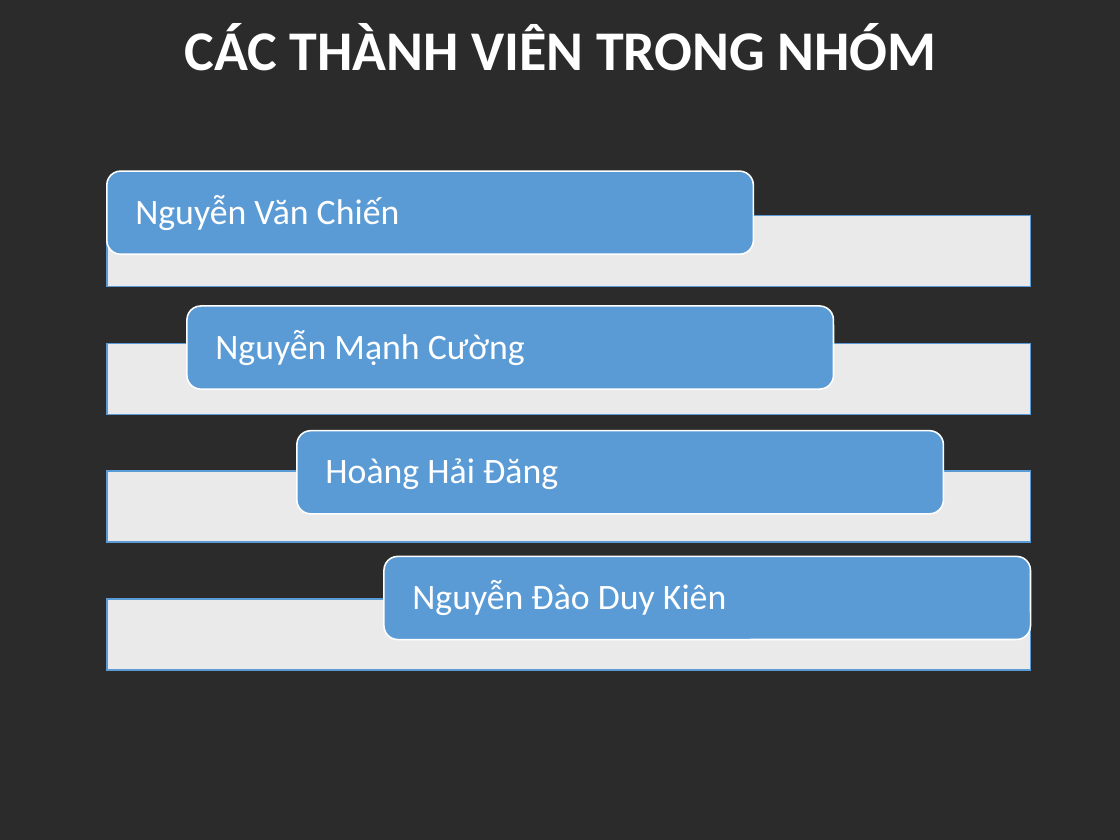
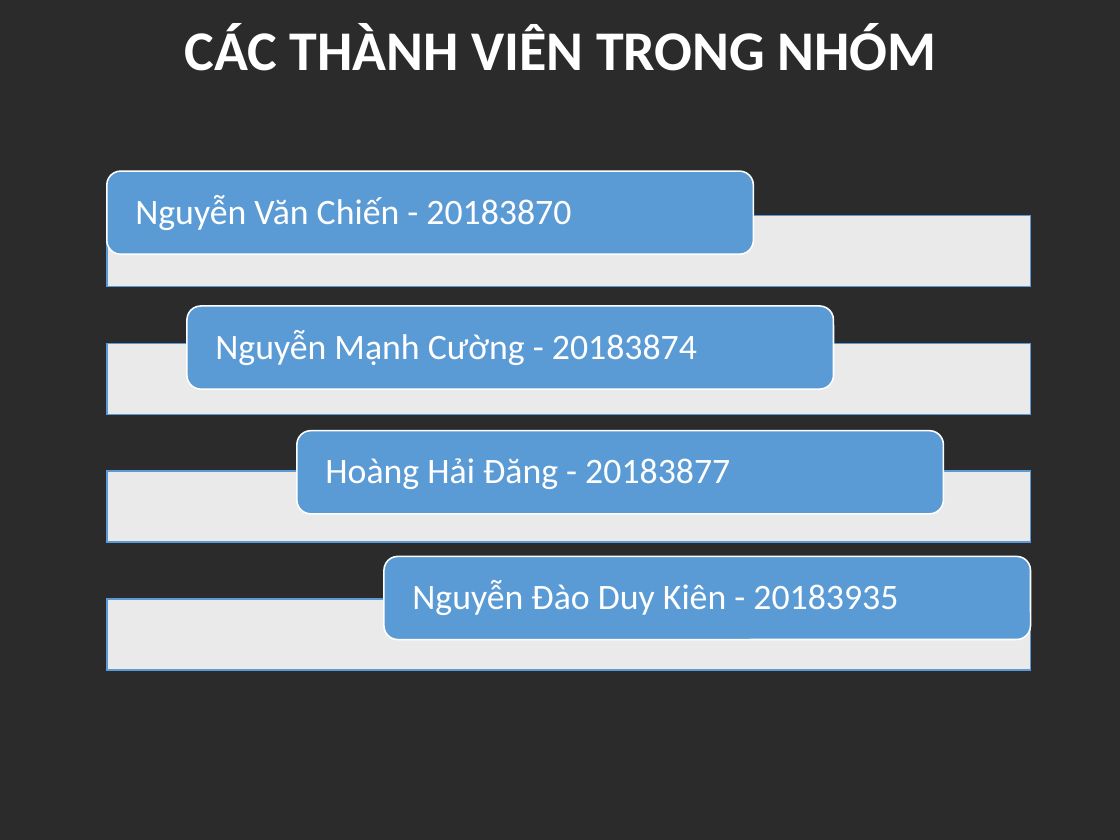
Before and after one commit to cuong160920/TKXDPM.KSCQ.20211-18, a slide deck: slide 2 of Final Submission/Design/Slides-Eco Bike Rental - Group 18.pptx. Drawn at 1120x840 pixels with LibreOffice and Linux fonts; fonts in the diff are those of the drawing; background and template pictures are left out; a plain dark background stands for a picture behind light text. Boxes give left, top, right and bottom in pixels: in the first picture for what was removed or moved away, otherwise in the second. Text is boxed around its words. In the diff, an @@ line names an element or a change of style, - is before the commit and + after.

Commit message:
update slide

```diff
--- a/Final Submission/Design/Slides-Eco Bike Rental - Group 18.pptx
+++ b/Final Submission/Design/Slides-Eco Bike Rental - Group 18.pptx
@@ text at [135, 195, 571, 230]: text changed @@
-Nguyễn Văn Chiến
+Nguyễn Văn Chiến - 20183870
@@ text at [215, 330, 697, 365]: text changed @@
-Nguyễn Mạnh Cường
+Nguyễn Mạnh Cường - 20183874
@@ text at [325, 458, 730, 489]: text changed @@
-Hoàng Hải Đăng
+Hoàng Hải Đăng - 20183877
@@ text at [412, 580, 898, 615]: text changed @@
-Nguyễn Đào Duy Kiên
+Nguyễn Đào Duy Kiên - 20183935
```
Also in this commit, not shown: 3 other slides changed.
